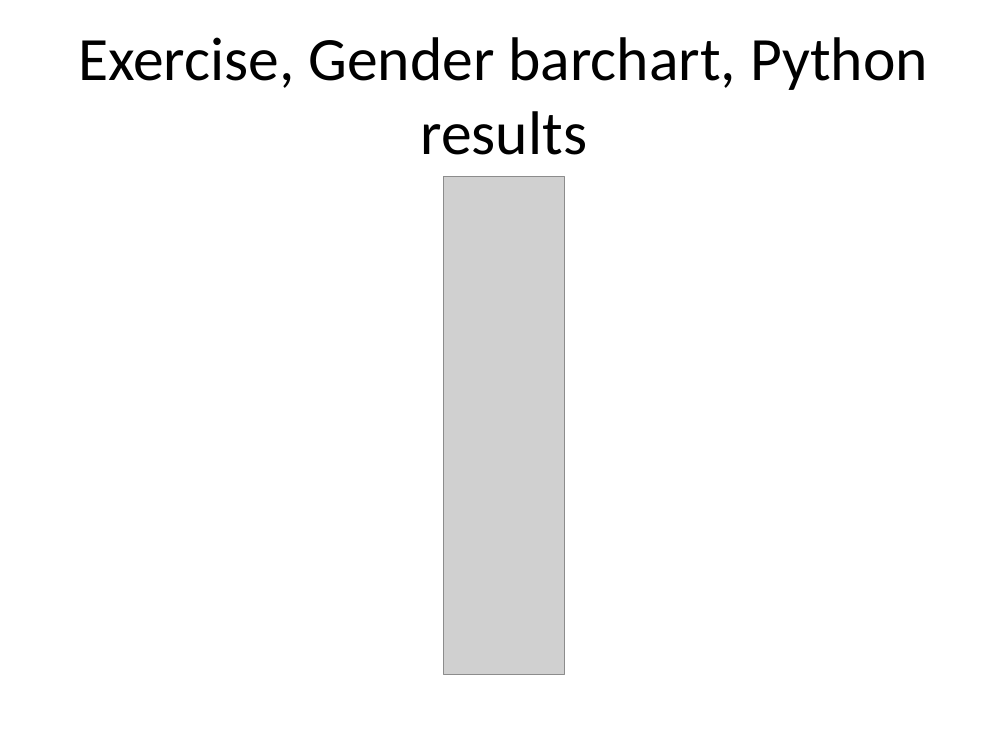
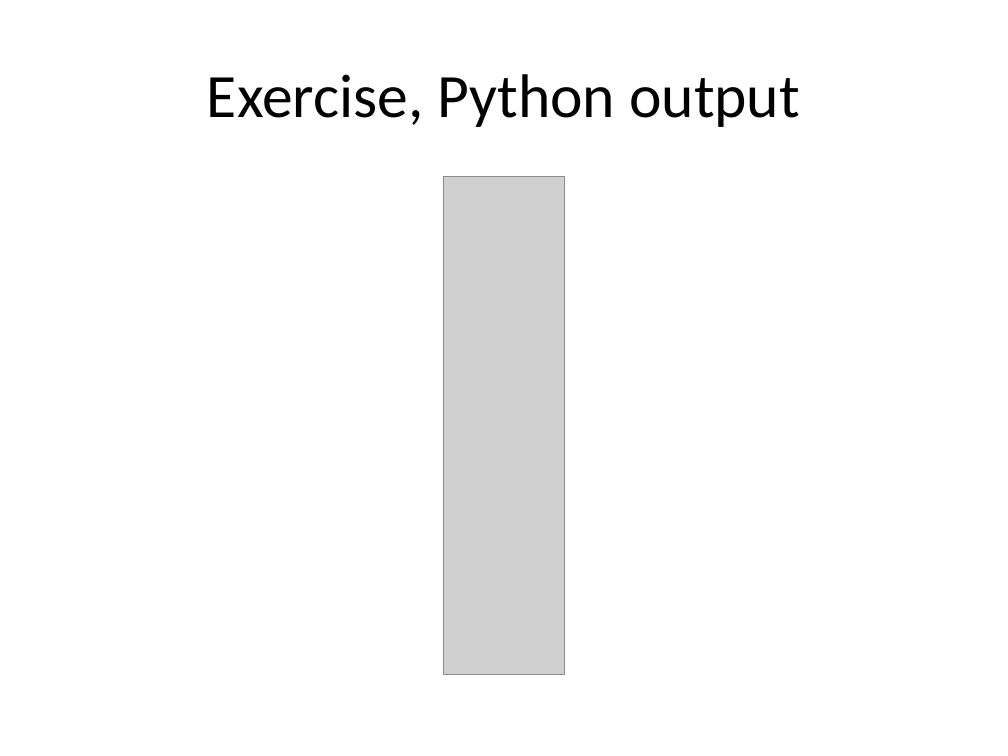
Before and after one commit to pmean/data-visualization, a slide deck: slide 4 of data-viz-02/component/exercise-gender-barchart.pptx. Drawn at 1008x756 pixels with LibreOffice and Linux fonts; fonts in the diff are those of the drawing; grey boxes stand for pictures. Boxes give left, top, right and bottom in pixels: in the first picture for what was removed or moved away, otherwise in the second. Text is boxed around its words. In the diff, an @@ line names an element or a change of style, - is before the commit and + after.

```diff
--- a/data-viz-02/component/exercise-gender-barchart.pptx
+++ b/data-viz-02/component/exercise-gender-barchart.pptx
@@ title at (x1=207, y1=74, x2=800, y2=127): text changed @@
-Exercise, Gender barchart, Python results
+Exercise, Python output
```
Also in this commit, not shown: 3 other slides changed, 1 slide added, 2 slides removed, 38 other files.
